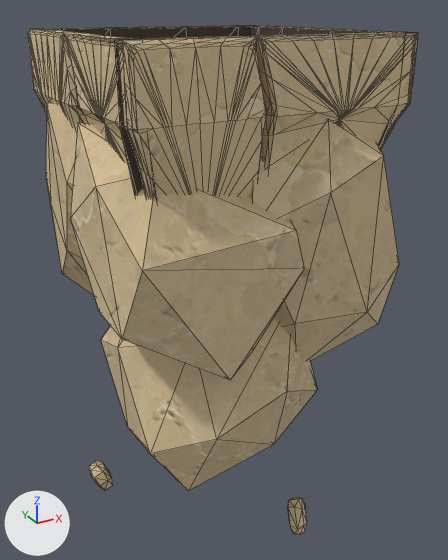
The glTF model assets/custom/models/ground_modules/ground_bottom_square_island_03.glb: old version first, new version second.
One viewpoint serves both versions: a camera (50 mm lens) standing at (-0.58, -1.58, 1.07) and looking at (0.56, 0.48, 0.05). Every picture has the same lights, and +X, +Y and +Z are marked at lower left. The picture after the commit comes second. Mesh edges are drawn as thin lines. Vertices at exactly the same position are counted once.

In view in the first picture: 'GroundBottomSquareIsland03_Body'.
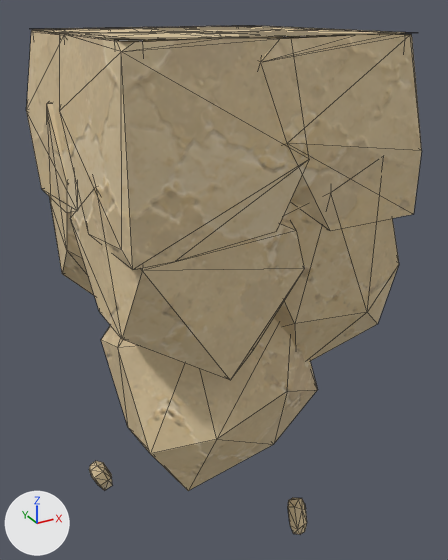
Changed parts and their boxes [x1, y1, x2, y2] in the pictures (448 x 560 px):
'GroundBottomSquareIsland03_Body', reshaped: before [28, 26, 418, 534]; after [26, 26, 422, 534]
part 1 of me_groundbottomsquareisland03_bodymesh, added (beige): after [26, 28, 191, 212]
part 2 of me_groundbottomsquareisland03_bodymesh, added (brown): after [60, 31, 309, 270]
part 3 of me_groundbottomsquareisland03_bodymesh, built on: before [28, 29, 418, 192]; after [151, 27, 422, 231]

Diff of the bpy script that builds the scene:
```diff
--- a/assets/custom/models/ground_modules/ground_bottom_square_island_03.glb.py
+++ b/assets/custom/models/ground_modules/ground_bottom_square_island_03.glb.py
@@ me_groundbottomsquareisland03_bodymesh @@
 # used by ob_groundbottomsquareisland03_body; location = (0.0, 0.0, 0.0)
-me_groundbottomsquareisland03_bodymesh.from_pydata(...)  # 1651 vertices, 3158 faces; spans x -0.04..1.04, y -0.04..1.04, z -0.95..1.0
+me_groundbottomsquareisland03_bodymesh.from_pydata(...)  # 1434 vertices, 2554 faces; spans x -0.04..1.04, y -0.04..1.04, z -0.95..1.0
+# me_groundbottomsquareisland03_bodymesh part 1: a new loose piece of 28 vertices spanning x -0.04..0.67, y 0.4..1.04, z 0.4..1.0, in mat_sandstone_plate_13_002
+# me_groundbottomsquareisland03_bodymesh part 2: a new loose piece of 27 vertices spanning x -0.04..0.67, y -0.04..0.64, z 0.4..1.0, in mat_sandstone_plate_13_002
+# me_groundbottomsquareisland03_bodymesh part 3: 26 vertices moved within x -0.01..0.99, y -0.01..1.0, z 0.78..1.0; 322 vertices removed from x -0.01..1.0, y -0.01..1.02, z 0.78..1.0; 50 vertices added at x 0.33..1.04, y -0.04..1.04, z 0.4..1.0
 me_groundbottomsquareisland03_bodymesh.materials.append(mat_sandstone_plate_1_002)
```
